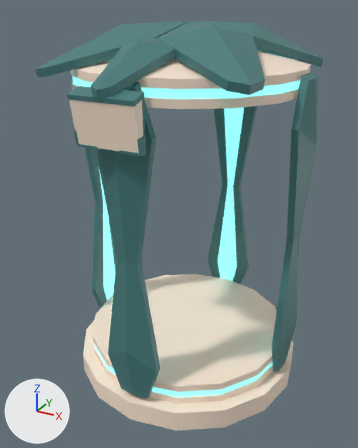
The FBX model Assets/3D Models/Machines/Tank.fbx as it was, and as the next commit left it.
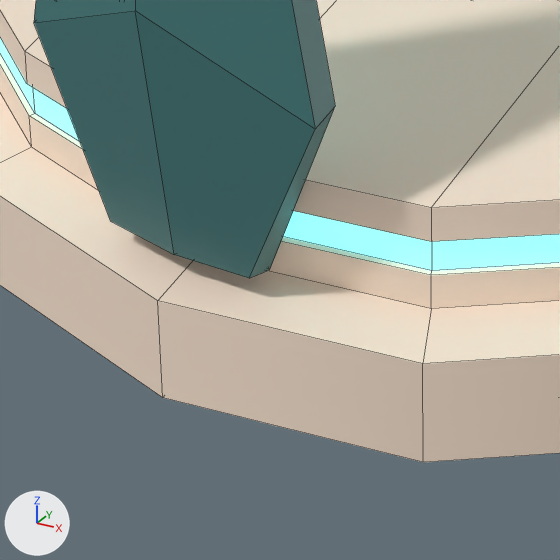
Each version is shown whole from a 50 mm camera at (1.15, -2.2, 1.94) aimed at (-0.02, -0.08, 0.88), then close up on the part from 28% to 56% of the width and 78% to 100% of the height. The axes (+X, +Y, +Z) are drawn at lower left. The lights are the same throughout. The close-ups show mesh edges as thin lines. Objects named as collision shapes, trigger or cutter boxes, shadow casters or lower levels of detail are left out.

The first close-up shows 'Tank_LOD0'.
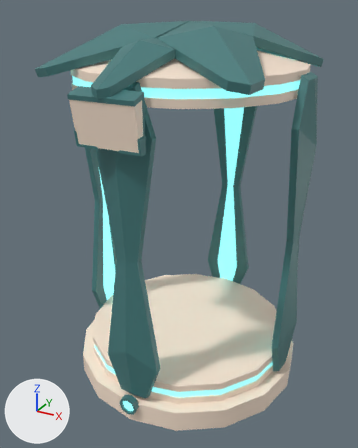
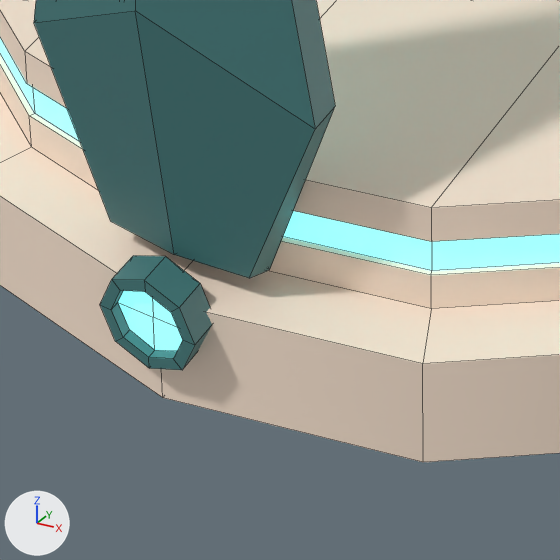
Location of each change, (x1, y1, x2, y2) in pixels of the close-ups (560 x 560 px):
```json
{"part": 1, "of": "me_cylinder_006", "change": "added", "after": [100, 256, 212, 370], "on screen": "cyan"}
```

Edits to the scene script, one JSON object a line:
```json
{"block": "me_cylinder_006", "where": "# used by ob_tank_lod0; location = (0.0, 0.0, 0.0)"}
{"op": "remove", "block": "me_cylinder_006", "code": "me_cylinder_006.from_pydata(...)  # 756 vertices, 732 faces; spans x -0.64..0.64, y -0.73..0.64, z 0.0..1.87"}
{"op": "add", "block": "me_cylinder_006", "code": "me_cylinder_006.from_pydata(...)  # 774 vertices, 752 faces; spans x -0.64..0.64, y -0.73..0.64, z 0.0..1.87"}
{"block": "me_cylinder_006", "change": "me_cylinder_006 part 1: a new loose piece of 34 vertices spanning x -0.05..0.05, y -0.64..-0.58, z 0.05..0.15"}
```
